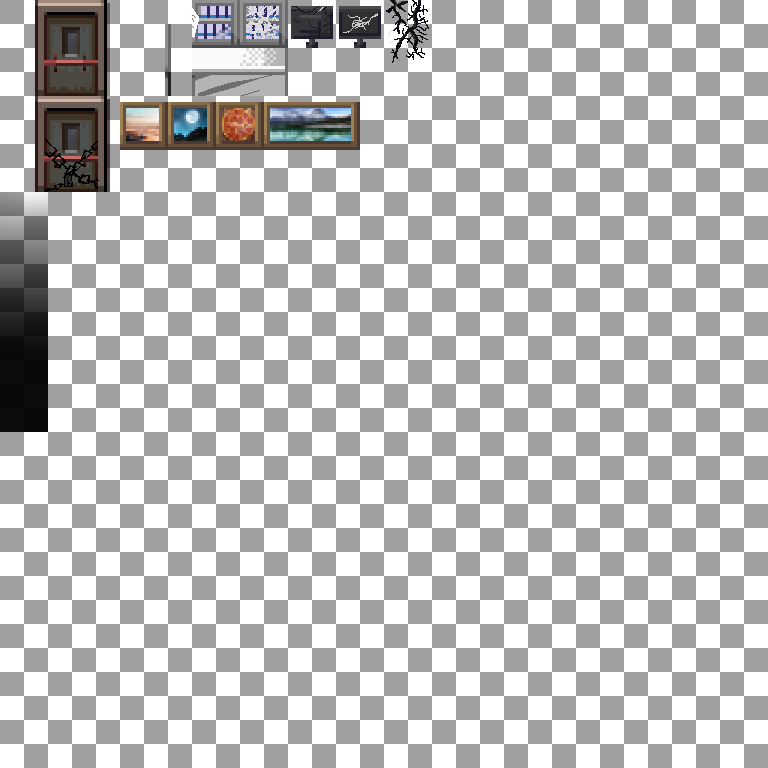
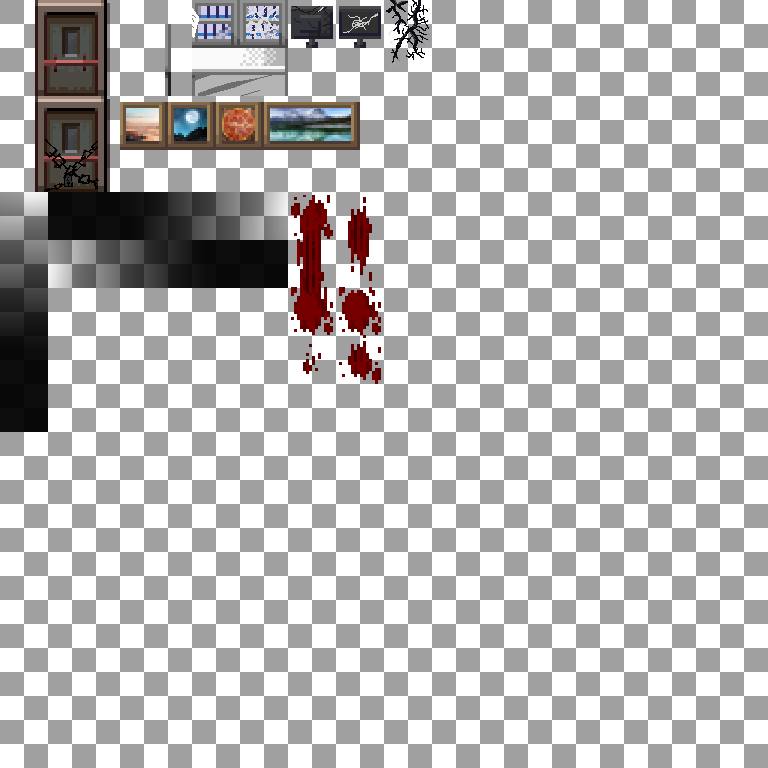
Two versions of the same layered image (768×768). Layer-by-layer changes:
added layer "Layer 6" in group "Darkness" over [291, 195, 381, 384]
added layer "Layer 6 copy 7" in group "Darkness" over [48, 240, 288, 288]
added layer "Layer 6 copy 6" in group "Darkness" over [48, 192, 288, 240]
